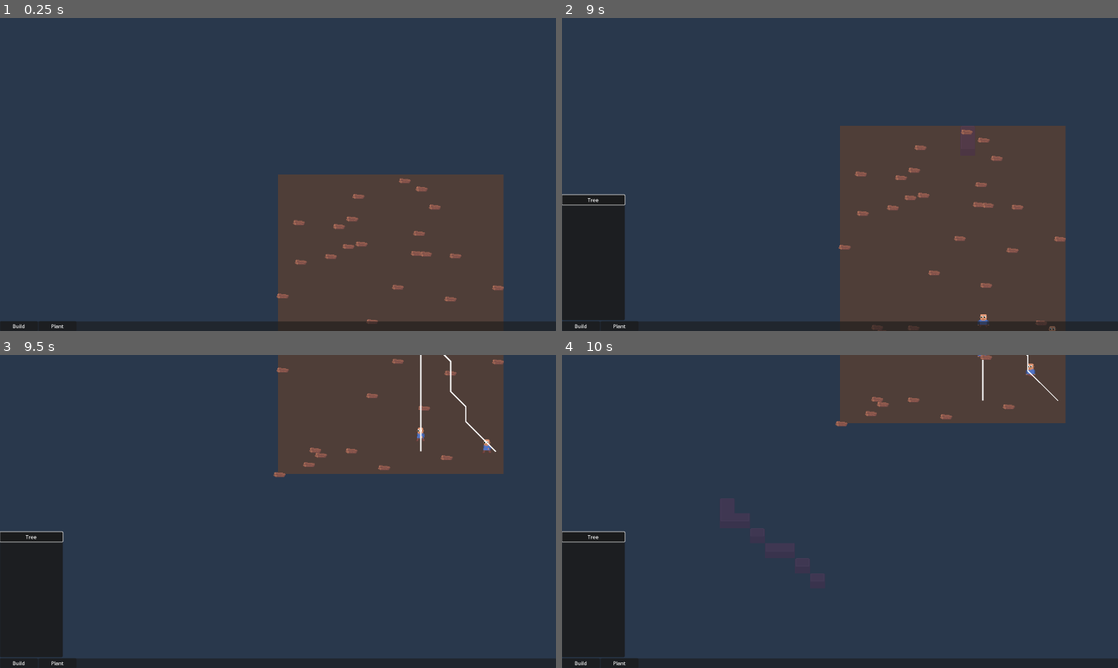
Above: before the commit, frames 1-4 (two rows, left to right).
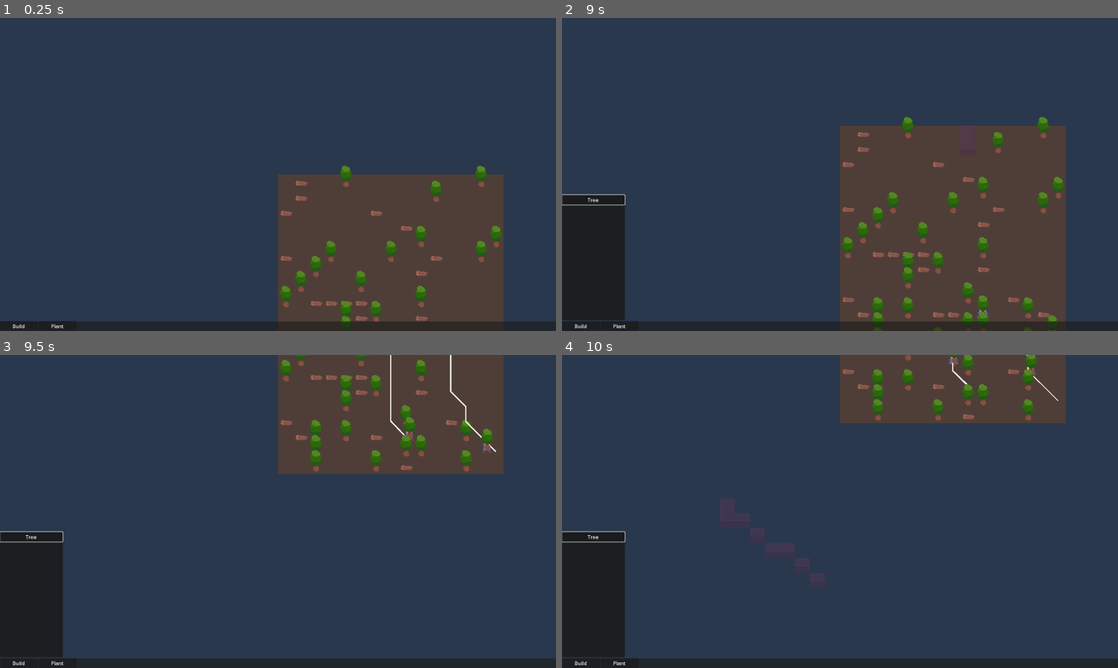
Above: after the commit, the same moments.

Repository: speakk/gnome_village
Game: Godot game, scene res://main.tscn
Same seed, same stepped clock (60 frames per second), same inputs: the game is played once before the commit and once after it.
Inputs (mouse positions are in pixels of both pictures, inside the frame that each line leads up to):
- Up to frame 1 (0.25 s): no input
- Up to frame 2 (9 s): click "Build" at 0.5 s; click "Plant" at 1.25 s; click "Tree" at 2 s; click "Build" at 2.75 s; click "Wall" at 3.5 s; click "Plant" at 4.25 s; click "Tree" at 5 s; click "Build" at 5.75 s; click "Wall" at 6.5 s; click "Plant" at 7.25 s; click "Tree" at 8 s; tap Enter at 8.75 s; move the mouse to (962, 158) at 8.77 s; hold S (pan_camera_down) from 8.78 s (still down); click (962, 158) at 8.92 s
- Up to frame 3 (9.5 s): keep holding S (pan_camera_down)
- Up to frame 4 (10 s): release S (pan_camera_down) at 9.5 s; drag from (728, 527) to (812, 574) at 9.52 s

The runs differ from the first frame. In frame 1, 2.3% of the frame differs, in the area x 49-91%, y 47-99%; in frame 2, 3.3%, in the area x 49-91%, y 31-100%; in frame 3, 2.4%; in frame 4, 1.4%.

Commit message:
Map positioning improvements
- Implement global-to-map and vice versa correctly, previously used map
  local positions
- Implement sprite offsets for items on grounds
- Quantize map positions when randomly positioning items

Diff:
--- a/MainMap.gd
+++ b/MainMap.gd
@@ -50,13 +50,14 @@
 		var source_id2 := get_cell_source_id(Layers.Blueprint, tile_position)
 
 	# 	TODO: Instead of this, keep a proper x-y map of entities so you don't have to rely on tile_data
-		if source_id < 0 and source_id2 < 0:
+		#if source_id < 0 and source_id2 < 0:
+		if not PathFinder.is_position_solid(tile_position):
 			#set_cell(Layers.Blueprint, tile_position, tile_set.get_source_id(1), Vector2i(1, 0))
 			set_cells_terrain_connect(Layers.Blueprint, [tile_position], 0, 0)
 
 			#var blueprint := Blueprint.new().initialize(BuildingTypes.BuildingType.Wall)
 			var blueprint := (BLUEPRINT.instantiate() as Blueprint).initialize(Items.Id.WoodenWall)
-			blueprint.global_position = map_to_local(tile_position)
+			blueprint.global_position = coordinate_to_global_position(tile_position)
 			#%Entities.add_child(blueprint)
 			get_tree().root.get_node("Main").add_child(blueprint)
 
@@ -75,13 +76,19 @@
 
 
 
+func coordinate_to_global_position(coordinate: Vector2i) -> Vector2:
+	return to_global(map_to_local(coordinate))
+
+func global_position_to_coordinate(_global_position: Vector2) -> Vector2i:
+	return local_to_map(to_local(_global_position))
+
 func _terrain_placed(coordinate: Vector2i, target_layer: MainMap.Layers,
 						terrain_set_id: int, terrain_id: int, is_solid: bool) -> void:
 	set_cells_terrain_connect(target_layer, [coordinate], terrain_set_id, terrain_id)
 
 # TODO: Also _blueprint_removed
 func _blueprint_finished(blueprint: Blueprint) -> void:
-	var tile_position := local_to_map(blueprint.global_position)
+	var tile_position := global_position_to_coordinate(blueprint.global_position)
 	set_cell(Layers.Blueprint, tile_position, tile_set.get_source_id(1), Vector2i(-1, -1))
 	##set_cells_terrain_connect(Layers.Blueprint, [tile_position], 0, 0)
 	#set_cell(Layers.Blueprint, tile_position, tile_set.get_source_id(1), Vector2i(-1, -1))
--- a/blueprint/Blueprint.gd
+++ b/blueprint/Blueprint.gd
@@ -15,7 +15,7 @@
 
 func finish_construction() -> void:
 	Events.blueprint_finished.emit(self)
-	Events.solid_cell_placed.emit(Globals.get_map().local_to_map(global_position))
+	Events.solid_cell_placed.emit(Globals.get_map().global_position_to_coordinate(global_position))
 	$Sprite2D.modulate = Color.WHITE
 	$ProgressBar.hide()
 
--- a/items/Item.gd
+++ b/items/Item.gd
@@ -14,6 +14,7 @@
 @export var hframes: int = 2
 @export var vframes: int = 1
 @export var frame: int = 0
+@export var origin: Vector2 = Vector2(0.0, 0.0)
 
 @export_subgroup("Tile")
 @export var tileset_id: int = 0
--- a/items/ItemOnGround.gd
+++ b/items/ItemOnGround.gd
@@ -26,6 +26,10 @@
 	item = Items.get_by_id(item_id) as Item
 
 	sprite.visible = false
+	var coordinates := Globals.get_map().global_position_to_coordinate(global_position)
+
+	if item.is_solid:
+		Events.solid_cell_placed.emit(coordinates)
 
 	if item.rendering_type == Item.RenderingType.Sprite:
 		sprite.visible = true
@@ -33,6 +37,12 @@
 		sprite.hframes = item.hframes
 		sprite.vframes = item.vframes
 		sprite.frame = item.frame
+		sprite.centered = false
+		var sprite_size := sprite.texture.get_size() / Vector2(sprite.hframes, sprite.vframes)
+		#sprite.offset = - Vector2(1-item.origin.x, 1-item.origin.y) * sprite_size
+		#sprite.offset = (- item.origin * sprite_size) + Vector2(MainMap.CELL_SIZE / 2)
+		sprite.offset = (- item.origin * sprite_size) - Vector2(MainMap.CELL_SIZE / 2)
+		#sprite.offset = item.origin
+		print("offset", sprite.offset, item.origin)
 	elif item.rendering_type == Item.RenderingType.Terrain:
-		var coordinates := Globals.get_map().local_to_map(global_position)
 		Events.terrain_placed.emit(coordinates, item.target_layer, item.terrain_set_id, item.terrain_id, item.is_solid)
--- a/items/item_data/tree.tres
+++ b/items/item_data/tree.tres
@@ -10,6 +10,7 @@
 hframes = 1
 vframes = 1
 frame = 0
+origin = Vector2(0, 0.5)
 tileset_id = 0
 tile_id = 0
 terrain_set_id = 0
@@ -17,5 +18,5 @@
 target_layer = 3
 can_be_picked = true
 can_be_constructed = false
-is_solid = false
+is_solid = true
 crafting_requirements = Array[Resource("res://items/ItemRequirement.gd")]([])
--- a/main.gd
+++ b/main.gd
@@ -15,17 +15,20 @@
 
 	var item_types: Array[Items.Id] = [Items.Id.Wood]
 
-	#for i in 30:
-		#var item_position := Vector2(randf_range(0, map_size_real_x), randf_range(0, map_size_real_y))
-		#if not PathFinder.is_position_solid(item_position):
-			#var item_on_ground := (ITEM_ON_GROUND.instantiate() as ItemOnGround).initialize(Items.Id.Tree)
-			#item_on_ground.global_position = item_position
-			#add_child(item_on_ground)
+	for i in 30:
+		var random_position := Vector2(randf_range(0, map_size_real_x), randf_range(0, map_size_real_y))
+		var grid_position := Globals.get_map().global_position_to_coordinate(random_position)
+		var quantized_position := Globals.get_map().coordinate_to_global_position(grid_position)
+		if not PathFinder.is_position_solid(grid_position):
+			var item_on_ground := (ITEM_ON_GROUND.instantiate() as ItemOnGround).initialize(Items.Id.Tree)
+			item_on_ground.global_position = quantized_position
+			add_child(item_on_ground)
 
 	for i in 30:
-		var item_position := Vector2(randf_range(0, map_size_real_x), randf_range(0, map_size_real_y))
-		var grid_position := Globals.get_map().local_to_map(item_position)
+		var random_position := Vector2(randf_range(0, map_size_real_x), randf_range(0, map_size_real_y))
+		var grid_position := Globals.get_map().global_position_to_coordinate(random_position)
+		var quantized_position := Globals.get_map().coordinate_to_global_position(grid_position)
 		if not PathFinder.is_position_solid(grid_position):
-			var item_on_ground := (ITEM_ON_GROUND.instantiate() as ItemOnGround).initialize(item_types.pick_random())
-			item_on_ground.global_position = item_position
+			var item_on_ground := (ITEM_ON_GROUND.instantiate() as ItemOnGround).initialize(Items.Id.Wood)
+			item_on_ground.global_position = quantized_position
 			add_child(item_on_ground)
--- a/settler/settler.gd
+++ b/settler/settler.gd
@@ -20,7 +20,7 @@
 		path = new_path
 		if new_path:
 			$Line2D.points = Array(new_path).map(func(point: Vector2i) -> Vector2:
-				return Globals.get_map().map_to_local(point)
+				return Globals.get_map().coordinate_to_global_position(point)
 			)
 		else:
 			$Line2D.points = []
@@ -54,11 +54,11 @@
 	#print("Next path point: ", PathFinder.get_point_position(path[current_path_index]))
 	#var point_position := PathFinder.get_point_position(path[current_path_index])
 	var point_position := path[current_path_index] as Vector2
-	return global_position.direction_to(Globals.get_map().map_to_local(point_position))
+	return global_position.direction_to(Globals.get_map().coordinate_to_global_position(point_position))
 
 func advance_path_index() -> void:
 	if path:
-		var distance := global_position.distance_to(Globals.get_map().map_to_local(path[current_path_index]))
+		var distance := global_position.distance_to(Globals.get_map().coordinate_to_global_position(path[current_path_index]))
 		if distance < AT_DISTANCE or (current_path_index == path.size() - 2 and distance < REACH_DISTANCE):
 			current_path_index += 1
 			if current_path_index > path.size() - 1:
@@ -134,21 +134,21 @@
 
 func set_target(_target: Variant) -> void:
 	if !target or (_target and not (_target as Vector2).is_equal_approx(target)):
-		var map_position_from := Globals.get_map().local_to_map(global_position)
-		var map_position_to := Globals.get_map().local_to_map(_target)
+		var map_position_from := Globals.get_map().global_position_to_coordinate(global_position)
+		var map_position_to := Globals.get_map().global_position_to_coordinate(_target)
 		path = PathFinder.get_id_path(map_position_from, map_position_to)
 		current_path_index = 0
 	target = _target
 
 func ensure_valid_position() -> void:
 	if not is_in_valid_position():
-		var free_coordinate := PathFinder.get_closest_free_point(Globals.get_map().local_to_map(global_position)) as Vector2i
+		var free_coordinate := PathFinder.get_closest_free_point(Globals.get_map().global_position_to_coordinate(global_position)) as Vector2i
 		if free_coordinate:
-			var new_position := Globals.get_map().map_to_local(free_coordinate)
+			var new_position := Globals.get_map().coordinate_to_global_position(free_coordinate)
 			global_position = new_position
 
 func is_in_valid_position() -> bool:
-	return not PathFinder.is_position_solid(Globals.get_map().local_to_map(global_position))
+	return not PathFinder.is_position_solid(Globals.get_map().global_position_to_coordinate(global_position))
 
 func set_build_target(_build_target: Variant) -> void:
 	build_target = _build_target
--- a/settler/settler.tscn
+++ b/settler/settler.tscn
@@ -1,8 +1,9 @@
-[gd_scene load_steps=8 format=3 uid="uid://b1no50g6cjkhd"]
+[gd_scene load_steps=9 format=3 uid="uid://b1no50g6cjkhd"]
 
 [ext_resource type="Script" path="res://settler/settler.gd" id="1_ghp1u"]
 [ext_resource type="Texture2D" uid="uid://bgdpno3b05m2g" path="res://assets/settler.png" id="1_ryuwt"]
 [ext_resource type="Script" path="res://components/Inventory.gd" id="3_h7kst"]
+[ext_resource type="Texture2D" uid="uid://dbembrglpom0n" path="res://assets/tree.png" id="4_t22x3"]
 
 [sub_resource type="Animation" id="Animation_tnvni"]
 length = 0.001
@@ -76,3 +77,7 @@
 
 [node name="Line2D" type="Line2D" parent="."]
 width = 2.0
+
+[node name="Sprite2D" type="Sprite2D" parent="."]
+texture = ExtResource("4_t22x3")
+offset = Vector2(0, -15)
--- a/task_handler/TaskHandler.gd
+++ b/task_handler/TaskHandler.gd
@@ -20,7 +20,7 @@
 
 	if "target_tile" in task:
 		var target_tile := task.target_tile as Vector2i
-		target = Globals.map.map_to_local(target_tile)
+		target = Globals.map.coordinate_to_global_position(target_tile)
 
 	# TODO: Make "settler picker heuristic" function or whatever
 	# for each task type that defines how settlers are prioritized
--- a/tasks/bring_resource_task.gd
+++ b/tasks/bring_resource_task.gd
@@ -41,13 +41,13 @@
 	_material = material
 
 	material.reserved_for_picking = true
-	#%GoToResource.target = (Globals.get_map() as MainMap).map_to_local(material.global_position)
+	#%GoToResource.target = (Globals.get_map() as MainMap).coordinate_to_global_position(material.global_position)
 	%GoToResource.target = material.global_position
 
 	%GetItemFromGround.target_item = material
 	%GetItemFromGround.amount = item_requirement.amount
 
-	%GoToBlueprint.target = (Globals.get_map() as MainMap).map_to_local(target_tile)
+	%GoToBlueprint.target = (Globals.get_map() as MainMap).coordinate_to_global_position(target_tile)
 
 	%PutItemToBlueprint.target_inventory = blueprint.get_node("Inventory")
 	%PutItemToBlueprint.item_id = item_requirement.item_id
